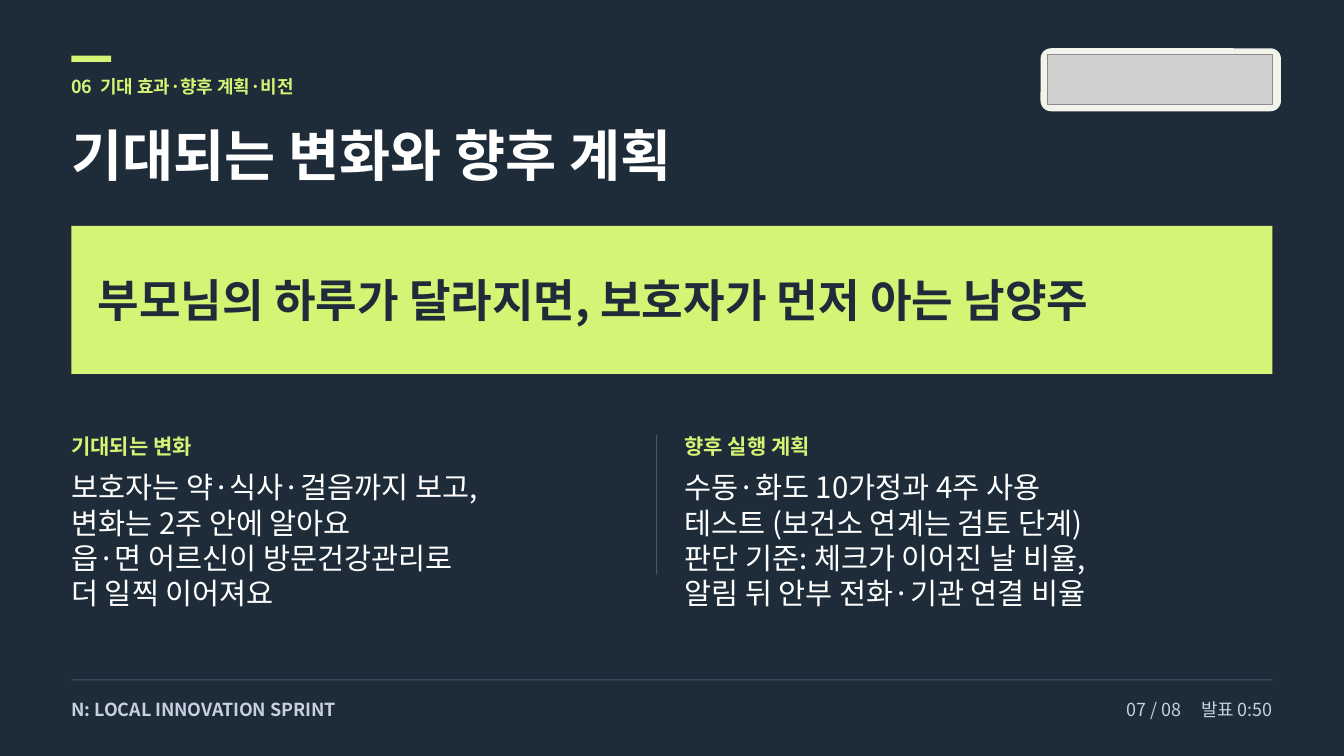
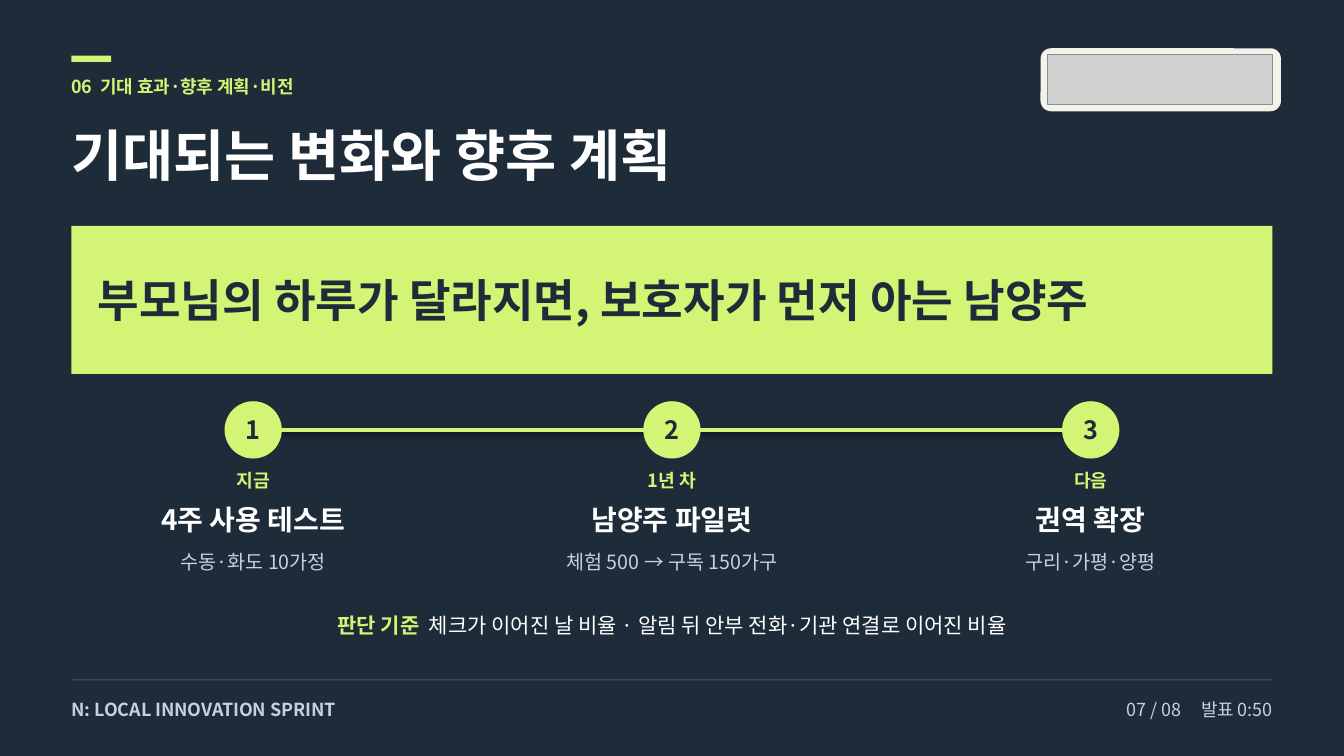
Before and after one commit to howoo101/masil, a slide deck: slide 7 of files/pitch-deck-B.pptx. Drawn at 1344x756 pixels with LibreOffice and Linux fonts; fonts in the diff are those of the drawing; grey boxes stand for pictures. Boxes give left, top, right and bottom in pixels: in the first picture for what was removed or moved away, otherwise in the second. Text is boxed around its words. In the diff, an @@ line names an element or a change of style, - is before the commit and + after.

```diff
--- a/files/pitch-deck-B.pptx
+++ b/files/pitch-deck-B.pptx
@@ ellipse added at (225,401,282,459), fill #D3F475 @@
@@ ellipse added at (643,401,701,459), fill #D3F475 @@
@@ ellipse added at (1063,401,1120,459), fill #D3F475 @@
@@ text removed at (71,436,192,456) @@
-기대되는 변화
@@ text added at (246,420,261,439), 18 pt, text #1D2C38, bold @@
+1
@@ line added from (253, 431) to (1091, 431), #D3F475 3 pt @@
@@ rectangle removed at (656,435,657,575) @@
@@ text added at (665,420,680,439), 18 pt, text #1D2C38, bold @@
+2
@@ text removed at (685,436,810,456) @@
-향후 실행 계획
@@ text added at (1083,420,1098,440), 18 pt, text #1D2C38, bold @@
+3
@@ text removed at (71,473,477,607) @@
-보호자는 약·식사·걸음까지 보고,
-변화는 2주 안에 알아요
-읍·면 어르신이 방문건강관리로
-더 일찍 이어져요
@@ text added at (237,471,270,489), 13 pt, text #D3F475, bold @@
+지금
@@ text added at (648,471,696,489), 13 pt, text #D3F475, bold @@
+1년 차
@@ text added at (1074,471,1107,489), 13 pt, text #D3F475, bold @@
+다음
@@ text added at (161,506,345,533), 20 pt, text #FFFFFF, bold @@
+4주 사용 테스트
@@ text added at (591,506,752,533), 20 pt, text #FFFFFF, bold @@
+남양주 파일럿
@@ text added at (1036,506,1146,533), 20 pt, text #FFFFFF, bold @@
+권역 확장
@@ text added at (180,553,326,571), 14 pt, text #C6D0E1 @@
+수동·화도 10가정
@@ text added at (566,552,778,571), 14 pt, text #C6D0E1 @@
+체험 500 → 구독 150가구
@@ text added at (1025,553,1155,571), 14 pt, text #C6D0E1 @@
+구리·가평·양평
@@ text at (337,615,1007,635): text changed; size 21 to 15 pt @@
-수동·화도 10가정과 4주 사용
-테스트 (보건소 연계는 검토 단계)
-판단 기준: 체크가 이어진 날 비율,
-알림 뒤 안부 전화·기관 연결 비율
+판단 기준 체크가 이어진 날 비율 · 알림 뒤 안부 전화·기관 연결로 이어진 비율
```
Also in this commit, not shown: 6 other slides changed, 1 other file.
